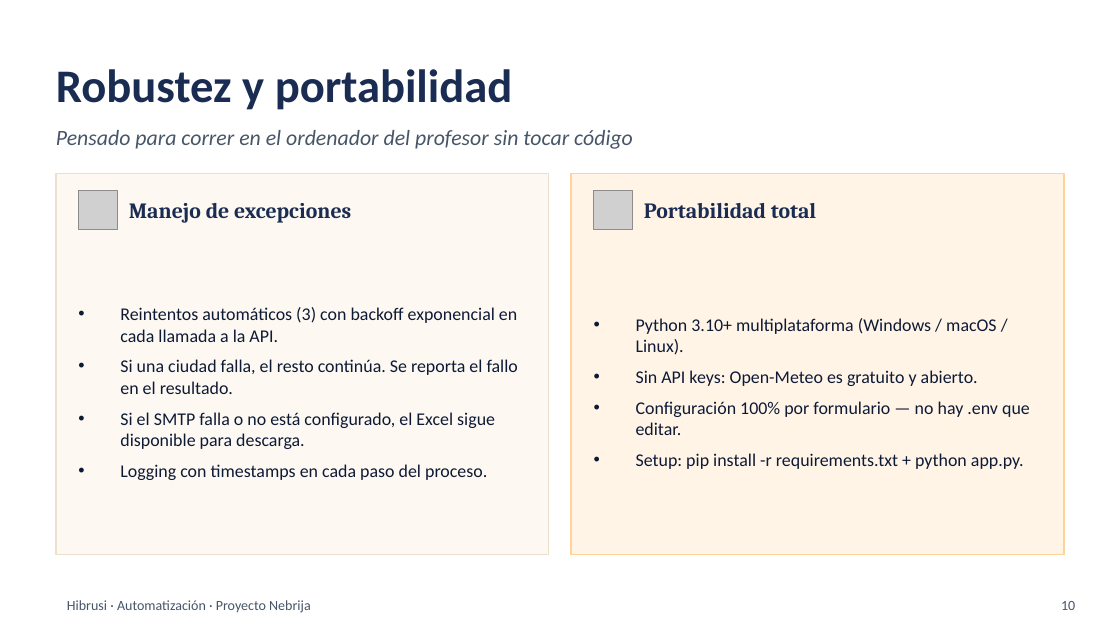
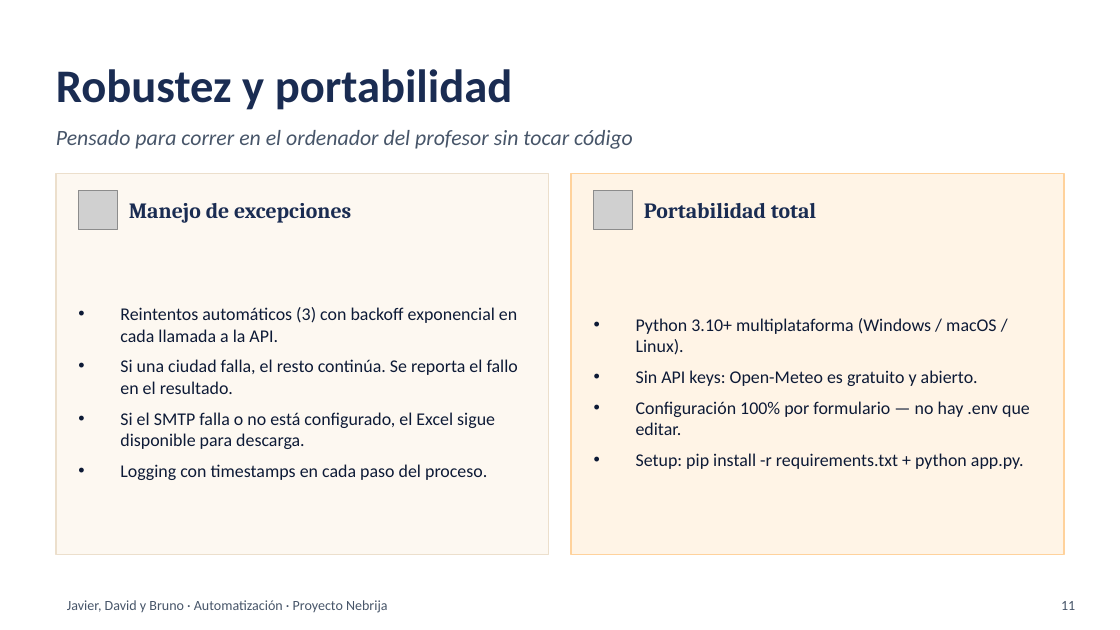
Before and after one commit to SubJ22/Clima_Automatizacion, a slide deck: slide 11 of presentacion.pptx (slide 10 before the commit). Drawn at 1120x630 pixels with LibreOffice and Linux fonts; fonts in the diff are those of the drawing; grey boxes stand for pictures. Boxes give left, top, right and bottom in pixels: in the first picture for what was removed or moved away, otherwise in the second. Text is boxed around its words. In the diff, an @@ line names an element or a change of style, - is before the commit and + after.

```diff
--- a/presentacion.pptx
+++ b/presentacion.pptx
@@ text at <box>67,600,388,613</box>: text changed @@
-Hibrusi · Automatización · Proyecto Nebrija
+Javier, David y Bruno · Automatización · Proyecto Nebrija
@@ text at <box>1061,601,1075,610</box>: text changed @@
-10
+11
```
Also in this commit, not shown: 9 other slides changed, 1 slide added.
